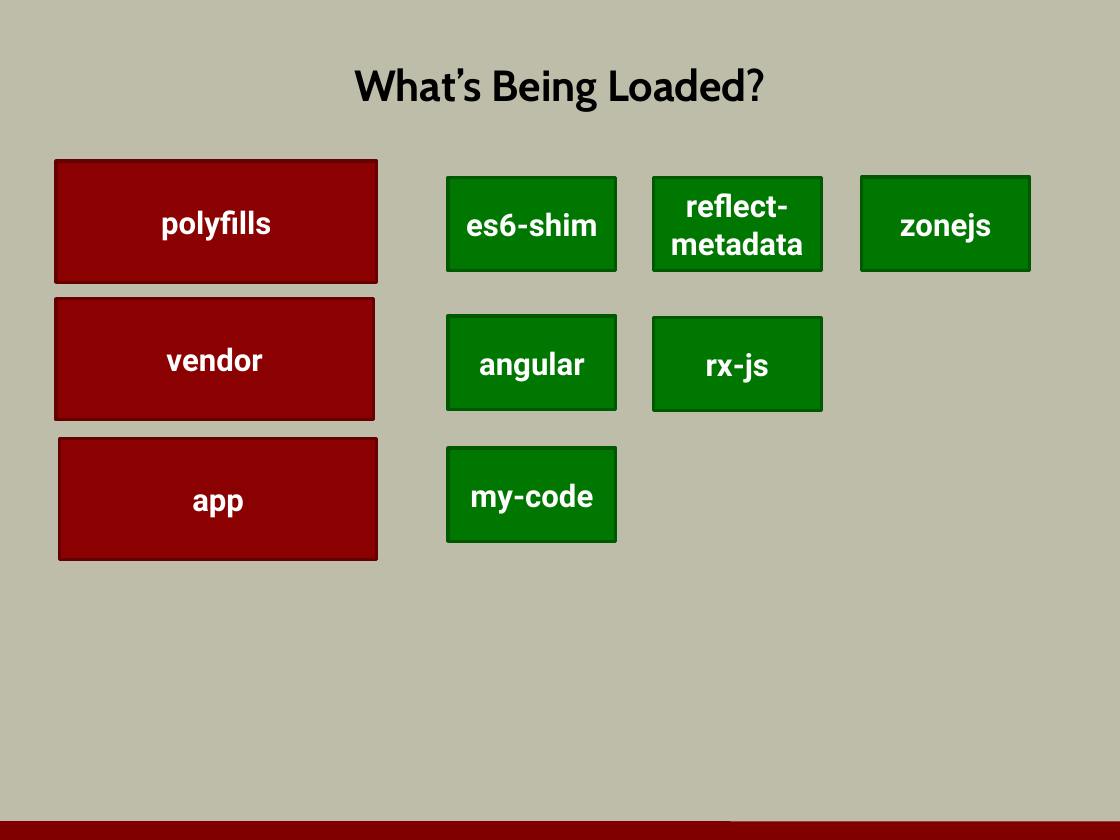
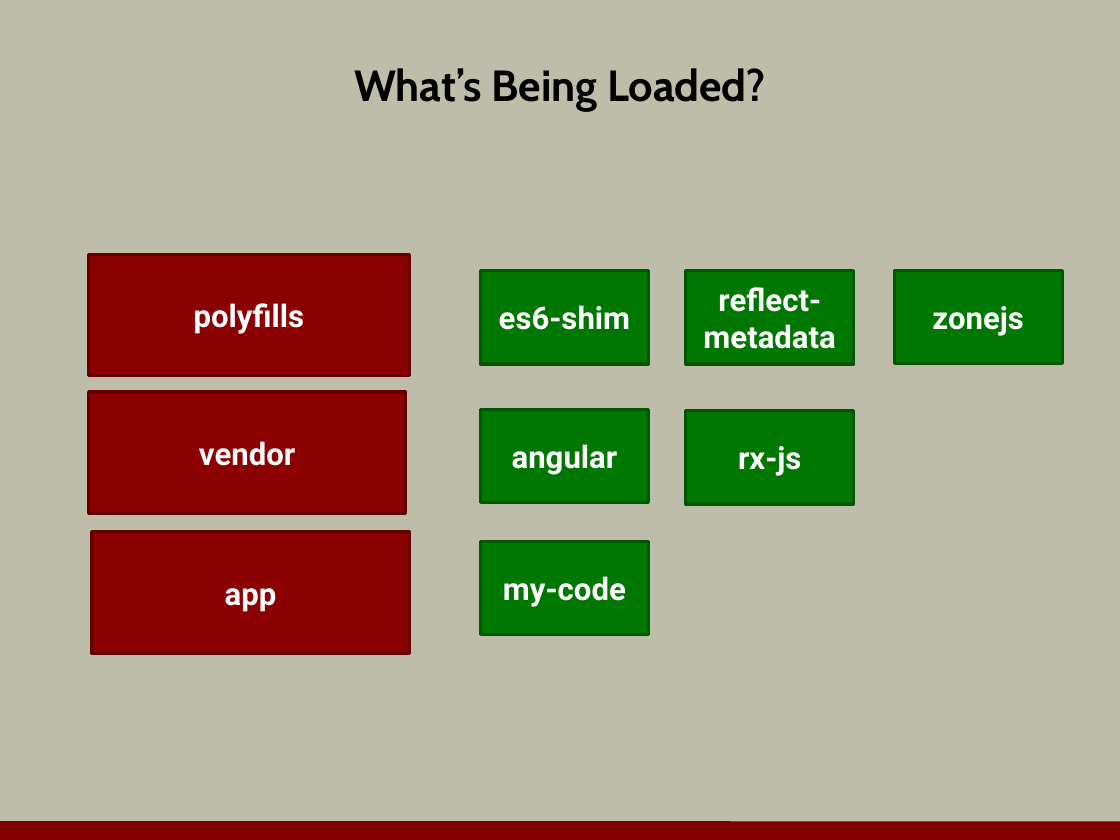
Before and after one commit to OdeToCode/classes, a slide deck: slide 11 of angular2/slides/01_Introduction.pptx (slide 12 before the commit). Drawn at 1120x840 pixels with LibreOffice and Linux fonts; fonts in the diff are those of the drawing; background and template pictures are left out. Boxes give left, top, right and bottom in pixels: in the first picture for what was removed or moved away, otherwise in the second. Text is boxed around its words. In the diff, an @@ line names an element or a change of style, - is before the commit and + after.

Commit message:
update for sdd

```diff
--- a/angular2/slides/01_Introduction.pptx
+++ b/angular2/slides/01_Introduction.pptx
@@ rectangle "zonejs": place and size @@
-rectangle "zonejs" at box(861, 177, 1029, 270)
+rectangle "zonejs" at box(894, 270, 1062, 363)
@@ 7 rectangles: place and size @@
-7 rectangles at box(56, 161, 821, 541)
+7 rectangles at box(88, 254, 853, 634)
@@ rectangle "app": place and size @@
-rectangle "app" at box(59, 439, 376, 560)
+rectangle "app" at box(92, 532, 409, 653)
```
Also in this commit, not shown: 1 other slide changed, 1 slide removed.
